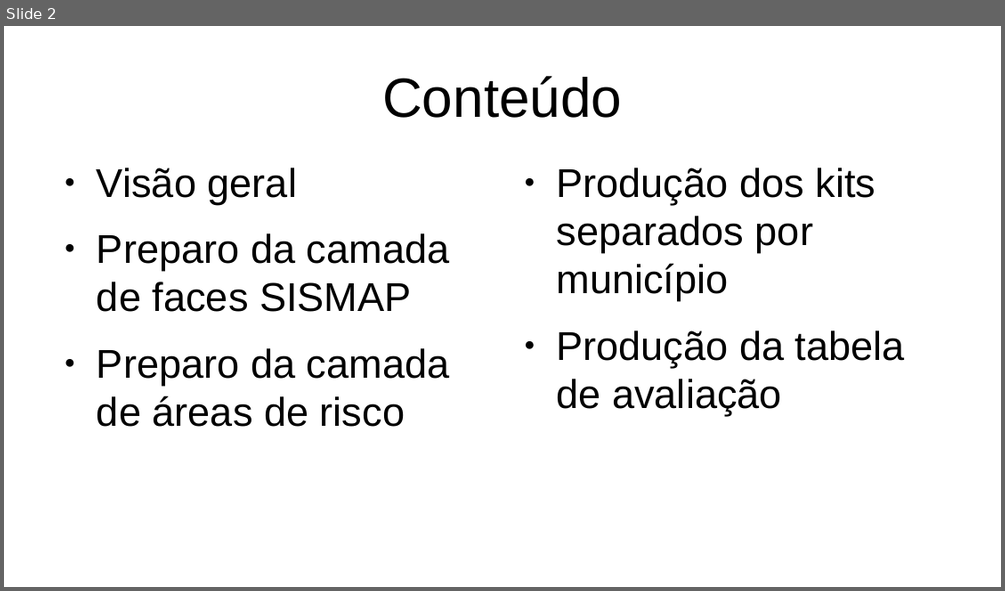
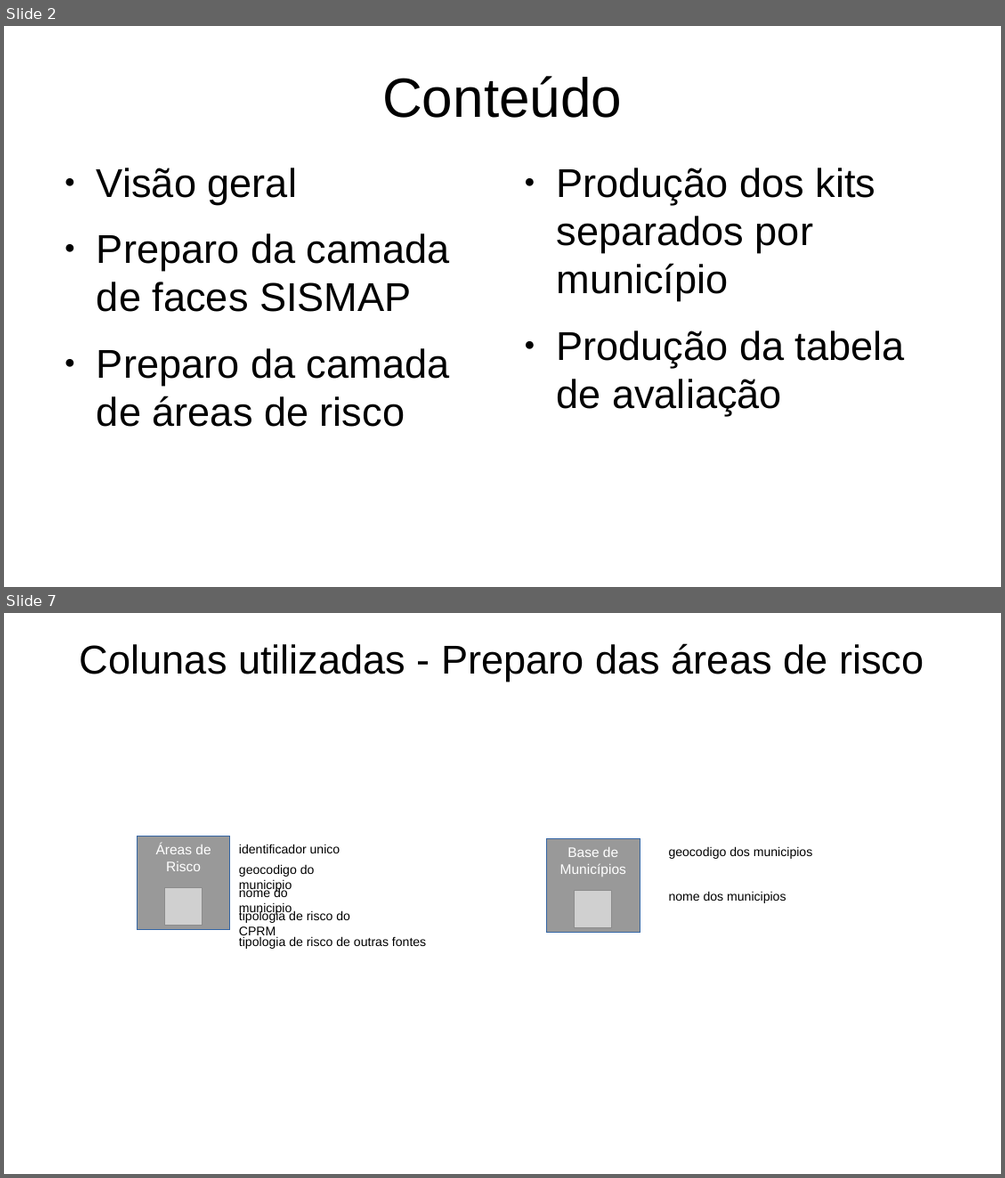
Before and after one commit to jcmartinssh/kits-BATER, a slide deck: apresentacao.odp. Shown one above the other, each under a label of ours: slide 2 before the commit, slides 2 and 7 after it; the slides between them are not shown. The pictures are 1005x591 and 1005x1178 pixels, drawn with LibreOffice and Linux fonts; fonts in the diff are those of the drawing; grey boxes stand for pictures. Boxes give left, top, right and bottom in pixels: in the first picture for what was removed or moved away, otherwise in the second. Text is boxed around its words. In the diff, an @@ line names an element or a change of style, - is before the commit and + after.

```diff
--- a/apresentacao.odp
+++ b/apresentacao.odp
@@ slide 7 added at (x1=4, y1=613, x2=1001, y2=1174), background #FFFFFF @@
@@ title added at (x1=80, y1=643, x2=923, y2=682), 32 pt, text #000000 @@
+Colunas utilizadas - Preparo das áreas de risco
@@ rectangle added at (x1=137, y1=836, x2=230, y2=930), fill #999999, outline #3465A4 0 pt, 11 pt, text #FFFFFF @@
+Áreas de Risco
@@ text added at (x1=239, y1=844, x2=340, y2=853), 10 pt, text #000000 @@
+identificador unico
@@ rectangle added at (x1=547, y1=839, x2=639, y2=933), fill #999999, outline #3465A4 0 pt, 11 pt, text #FFFFFF @@
+Base de Municípios
@@ text added at (x1=669, y1=846, x2=812, y2=859), 10 pt, text #000000 @@
+geocodigo dos municipios
@@ text added at (x1=239, y1=864, x2=315, y2=892), 10 pt, text #000000 @@
+geocodigo do municipio
@@ picture added at (x1=165, y1=887, x2=202, y2=925) @@
@@ text added at (x1=239, y1=887, x2=291, y2=916), 10 pt, text #000000 @@
+nome do municipio
@@ picture added at (x1=574, y1=890, x2=612, y2=927) @@
@@ text added at (x1=669, y1=891, x2=785, y2=903), 10 pt, text #000000 @@
+nome dos municipios
@@ text added at (x1=239, y1=910, x2=350, y2=938), 10 pt, text #000000 @@
+tipologia de risco do CPRM
@@ text added at (x1=239, y1=936, x2=426, y2=949), 10 pt, text #000000 @@
+tipologia de risco de outras fontes
```
Also in this commit, not shown: 2 slides changed, 4 other slides added, 2 other files.
